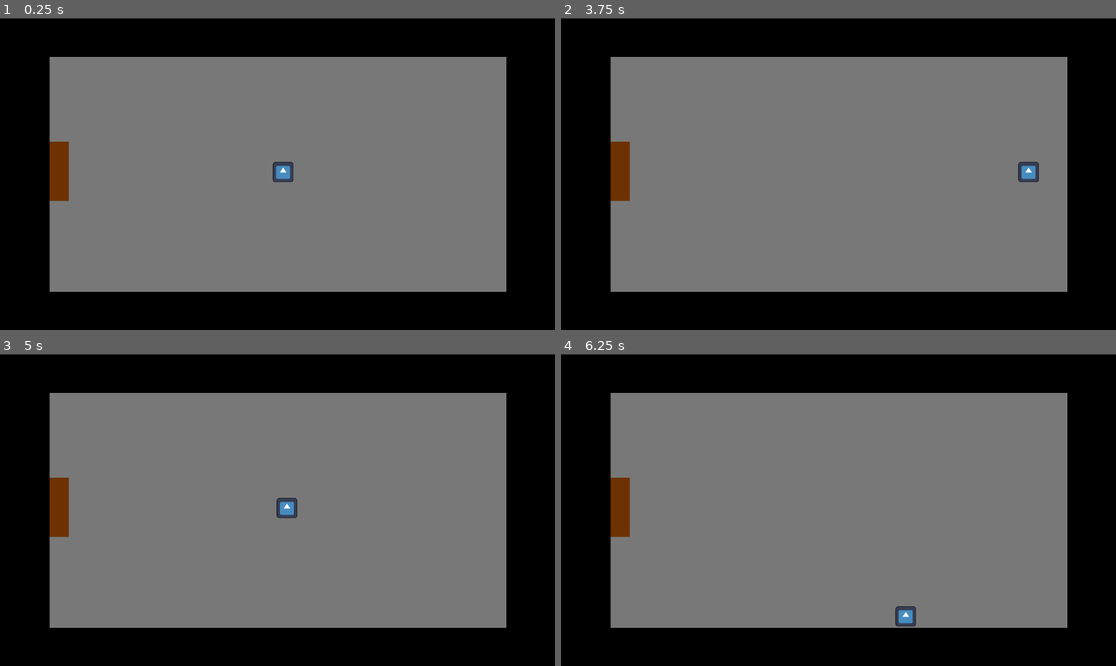
Above: before the commit, frames 1-4 (two rows, left to right).
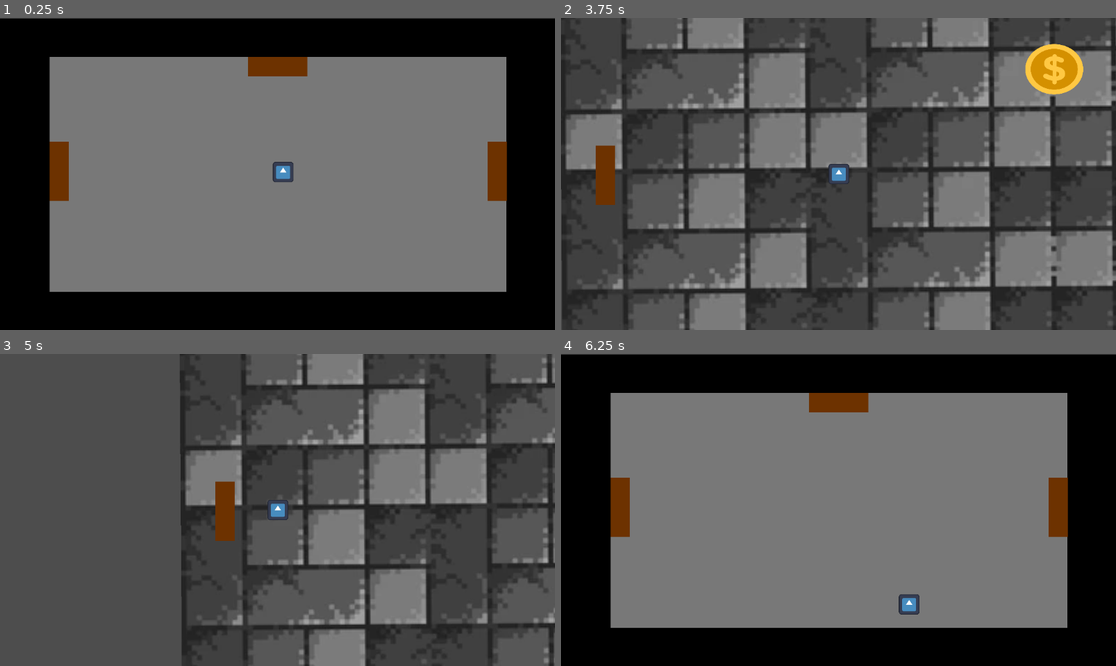
Above: after the commit, the same moments.

Repository: rodrigoq005/short-puzzle-game
Game: Godot game, scene res://Scenes/StartingRoom.tscn
Two runs of this game, one before a commit and one after it. Both use one fixed random seed, a clock stepped at 60 frames per second and the inputs below. The engine's default icon, where the game draws it, is replaced by a stand-in: a white triangle on a blue panel in a dark square.
Inputs:
- Up to frame 1 (0.25 s): no input
- Up to frame 2 (3.75 s): tap Enter at 0.5 s; hold Right (ui_right) 0.53-1.28 s; tap E (interact) every 0.75 s from 0.6 to 3.6 s; hold Down (ui_down) 1.28-2.03 s; hold Right (ui_right) 2.03-2.78 s; hold Up (ui_up) 2.78-3.53 s; hold Left (ui_left) from 3.53 s (still down)
- Up to frame 3 (5 s): keep holding Left (ui_left); tap E (interact) at 4.35 s
- Up to frame 4 (6.25 s): release Left (ui_left) at 5.03 s; hold Down (ui_down) 5.03-5.78 s; tap E (interact) at 5.1, 5.85 s; hold Right (ui_right) from 5.78 s (still down)

The runs differ from the first frame. In frame 1, 1.3% of the frame differs, in the area x 44-92%, y 12-59%; in frame 2, 82%; in frame 3, 89%, in the area x 0-100%, y 0-100%; in frame 4, 1.7%.

Commit message:
Puzzle2 & Final Room Updates
Added autoloading
Added backgrounds
Added scripts

Diff:
--- a/Scenes/FinalRoom.tscn
+++ b/Scenes/FinalRoom.tscn
@@ -1,3 +1,85 @@
 [gd_scene format=3 uid="uid://btl5aodnsdlo4"]
 
+[ext_resource type="PackedScene" uid="uid://b8cgpjm6ovpy2" path="res://Scenes/player.tscn" id="1_lctwc"]
+[ext_resource type="Script" uid="uid://drkngnpqq4cs3" path="res://Scripts/PlayerRP2.gd" id="2_emmmv"]
+[ext_resource type="Script" uid="uid://b3a18yf5d6ud7" path="res://Scripts/P2_to_Start.gd" id="3_1xs8g"]
+[ext_resource type="Texture2D" uid="uid://cnidhntavsx0q" path="res://images/dungeon-texture-tile-pattern-pixel-260nw-2431607337.webp" id="4_13vnw"]
+
+[sub_resource type="CircleShape2D" id="CircleShape2D_13vnw"]
+radius = 101.0
+
+[sub_resource type="WorldBoundaryShape2D" id="WorldBoundaryShape2D_13vnw"]
+normal = Vector2(1, 0)
+
+[sub_resource type="WorldBoundaryShape2D" id="WorldBoundaryShape2D_y15i6"]
+normal = Vector2(1, 0)
+
+[sub_resource type="WorldBoundaryShape2D" id="WorldBoundaryShape2D_rk4ig"]
+normal = Vector2(1, 0)
+
+[sub_resource type="WorldBoundaryShape2D" id="WorldBoundaryShape2D_05jea"]
+normal = Vector2(1, 0)
+
 [node name="FinalRoom" type="Node2D" unique_id=886498916]
+
+[node name="Player" parent="." unique_id=1450410901 instance=ExtResource("1_lctwc")]
+script = ExtResource("2_emmmv")
+
+[node name="ReturnDoor" type="Area2D" parent="." unique_id=203131702]
+position = Vector2(-1, 301)
+rotation = 1.5707964
+script = ExtResource("3_1xs8g")
+metadata/_custom_type_script = "uid://etia5ljdr22u"
+
+[node name="InteractRadius" type="CollisionShape2D" parent="ReturnDoor" unique_id=117107674]
+shape = SubResource("CircleShape2D_13vnw")
+
+[node name="ColorRect" type="ColorRect" parent="ReturnDoor/InteractRadius" unique_id=1825141197]
+offset_left = -19.0
+offset_top = -59.0
+offset_right = 21.0
+offset_bottom = 64.0
+color = Color(0.42834675, 0.19590655, 6.738305e-07, 1)
+metadata/_edit_use_anchors_ = true
+
+[node name="Sprite2D" type="Sprite2D" parent="." unique_id=371916503]
+z_index = -1
+position = Vector2(-2, -2.4999924)
+scale = Vector2(2.686916, 2.5429688)
+texture = ExtResource("4_13vnw")
+region_enabled = true
+region_rect = Rect2(0, 0, 428, 256.25)
+
+[node name="Left" type="StaticBody2D" parent="." unique_id=1428077022]
+visible = false
+
+[node name="CollisionShape2D" type="CollisionShape2D" parent="Left" unique_id=1938613156]
+position = Vector2(-484, -26)
+shape = SubResource("WorldBoundaryShape2D_13vnw")
+
+[node name="Top" type="StaticBody2D" parent="." unique_id=905781296]
+visible = false
+position = Vector2(-374.206, -142.01833)
+
+[node name="CollisionShape2D" type="CollisionShape2D" parent="Top" unique_id=858796767]
+position = Vector2(368.206, -96.981674)
+rotation = 1.5707964
+shape = SubResource("WorldBoundaryShape2D_y15i6")
+
+[node name="Right" type="StaticBody2D" parent="." unique_id=2131403454]
+visible = false
+position = Vector2(-305.28372, -79.92619)
+
+[node name="CollisionShape2D" type="CollisionShape2D" parent="Right" unique_id=1571687337]
+position = Vector2(769.2837, 53.92621)
+rotation = 3.1415927
+shape = SubResource("WorldBoundaryShape2D_rk4ig")
+
+[node name="Bottom" type="StaticBody2D" parent="." unique_id=1788084232]
+visible = false
+position = Vector2(-271.75397, -39.566315)
+
+[node name="CollisionShape2D" type="CollisionShape2D" parent="Bottom" unique_id=677638720]
+position = Vector2(261.75403, 289.56635)
+rotation = 4.712389
+shape = SubResource("WorldBoundaryShape2D_05jea")
--- a/Scenes/Puzzle_2.tscn
+++ b/Scenes/Puzzle_2.tscn
@@ -2,18 +2,33 @@
 
 [ext_resource type="PackedScene" uid="uid://b8cgpjm6ovpy2" path="res://Scenes/player.tscn" id="1_44vye"]
 [ext_resource type="Texture2D" uid="uid://renwdjjoies" path="res://images/coin.png" id="2_5bhxv"]
-[ext_resource type="Script" uid="uid://cwbftr4n4ko0q" path="res://Scenes/switch_1.gd" id="2_f77e0"]
+[ext_resource type="Script" uid="uid://cwbftr4n4ko0q" path="res://Scripts/switch1.gd" id="2_f77e0"]
+[ext_resource type="Script" uid="uid://drkngnpqq4cs3" path="res://Scripts/PlayerRP2.gd" id="2_ffxlk"]
 [ext_resource type="Texture2D" uid="uid://cnidhntavsx0q" path="res://images/dungeon-texture-tile-pattern-pixel-260nw-2431607337.webp" id="4_ej08q"]
+[ext_resource type="Script" uid="uid://b3a18yf5d6ud7" path="res://Scripts/P2_to_Start.gd" id="6_ma6vp"]
 
 [sub_resource type="RectangleShape2D" id="RectangleShape2D_f77e0"]
 size = Vector2(223.00002, 137)
 
+[sub_resource type="CircleShape2D" id="CircleShape2D_1brbl"]
+radius = 101.0
+
+[sub_resource type="WorldBoundaryShape2D" id="WorldBoundaryShape2D_ma6vp"]
+normal = Vector2(1, 0)
+
+[sub_resource type="WorldBoundaryShape2D" id="WorldBoundaryShape2D_1brbl"]
+normal = Vector2(1, 0)
+
+[sub_resource type="WorldBoundaryShape2D" id="WorldBoundaryShape2D_ek2co"]
+normal = Vector2(1, 0)
+
+[sub_resource type="WorldBoundaryShape2D" id="WorldBoundaryShape2D_ws4qd"]
+normal = Vector2(1, 0)
+
 [node name="Puzzle2" type="Node2D" unique_id=935435261]
 
-[node name="TileMap" type="TileMap" parent="." unique_id=852457084]
-format = 2
-
 [node name="Player" parent="." unique_id=1450410901 instance=ExtResource("1_44vye")]
+script = ExtResource("2_ffxlk")
 
 [node name="Switch1" type="Area2D" parent="." unique_id=1381233302]
 rotation = 0.003123343
@@ -30,9 +45,59 @@
 
 [node name="Background" type="Sprite2D" parent="." unique_id=2018629688]
 z_index = -1
-position = Vector2(1, 49.000015)
+position = Vector2(29.298336, -8.259277)
 rotation = -0.006751471
-scale = Vector2(3.4006586, 3.2209954)
+scale = Vector2(2.9700847, 2.9119878)
 texture = ExtResource("4_ej08q")
 region_enabled = true
 region_rect = Rect2(0, 0, 431, 260.25)
+
+[node name="ReturnDoor" type="Area2D" parent="." unique_id=550858166]
+position = Vector2(-554, -4)
+script = ExtResource("6_ma6vp")
+metadata/_custom_type_script = "uid://etia5ljdr22u"
+
+[node name="InteractRadius" type="CollisionShape2D" parent="ReturnDoor" unique_id=1326860707]
+shape = SubResource("CircleShape2D_1brbl")
+
+[node name="ColorRect" type="ColorRect" parent="ReturnDoor/InteractRadius" unique_id=1845894121]
+offset_left = 15.0
+offset_top = -55.0
+offset_right = 55.0
+offset_bottom = 68.0
+color = Color(0.42834675, 0.19590655, 6.738305e-07, 1)
+metadata/_edit_use_anchors_ = true
+
+[node name="Bottom" type="StaticBody2D" parent="." unique_id=1840634218]
+visible = false
+position = Vector2(-271.75397, -39.566315)
+
+[node name="CollisionShape2D" type="CollisionShape2D" parent="Bottom" unique_id=1083223504]
+position = Vector2(261.75403, 289.56635)
+rotation = 4.712389
+shape = SubResource("WorldBoundaryShape2D_ma6vp")
+
+[node name="Right" type="StaticBody2D" parent="." unique_id=1995468804]
+visible = false
+position = Vector2(-305.28372, -79.92619)
+
+[node name="CollisionShape2D" type="CollisionShape2D" parent="Right" unique_id=1100077459]
+position = Vector2(769.2837, 53.92621)
+rotation = 3.1415927
+shape = SubResource("WorldBoundaryShape2D_1brbl")
+
+[node name="Top" type="StaticBody2D" parent="." unique_id=1773754287]
+visible = false
+position = Vector2(-374.206, -142.01833)
+
+[node name="CollisionShape2D" type="CollisionShape2D" parent="Top" unique_id=1974110310]
+position = Vector2(368.206, -96.981674)
+rotation = 1.5707964
+shape = SubResource("WorldBoundaryShape2D_ek2co")
+
+[node name="Left" type="StaticBody2D" parent="." unique_id=350114050]
+visible = false
+
+[node name="CollisionShape2D" type="CollisionShape2D" parent="Left" unique_id=799190314]
+position = Vector2(-484, -26)
+shape = SubResource("WorldBoundaryShape2D_ws4qd")
--- a/Scenes/StartingRoom.tscn
+++ b/Scenes/StartingRoom.tscn
@@ -2,7 +2,9 @@
 
 [ext_resource type="Script" uid="uid://dmyl51gb74yx4" path="res://Scripts/Player.gd" id="1_ep3je"]
 [ext_resource type="Texture2D" uid="uid://j6x525rh6jvk" path="res://images/icon.svg" id="2_geepv"]
-[ext_resource type="Script" path="res://Scripts/Start_to_P1.gd" id="3_geepv"]
+[ext_resource type="Script" uid="uid://b1y5bsqx0lnsk" path="res://Scripts/Start_to_P1.gd" id="3_geepv"]
+[ext_resource type="Script" uid="uid://frbt7sjwq62c" path="res://Scripts/Start_to_P2.gd" id="4_20a07"]
+[ext_resource type="Script" uid="uid://d3p6lk0v1wtck" path="res://Scripts/Start_to_FinalRoom.gd" id="5_had0j"]
 
 [sub_resource type="RectangleShape2D" id="RectangleShape2D_20a07"]
 size = Vector2(42, 41)
@@ -103,5 +105,38 @@
 color = Color(0.42834675, 0.19590655, 6.738305e-07, 1)
 metadata/_edit_use_anchors_ = true
 
+[node name="Right_Door" type="Area2D" parent="." unique_id=724323422]
+position = Vector2(444, -4)
+script = ExtResource("4_20a07")
+metadata/_custom_type_script = "uid://etia5ljdr22u"
+
+[node name="InteractRadius" type="CollisionShape2D" parent="Right_Door" unique_id=1463449152]
+shape = SubResource("CircleShape2D_20a07")
+
+[node name="ColorRect" type="ColorRect" parent="Right_Door/InteractRadius" unique_id=1983551604]
+offset_left = -19.0
+offset_top = -59.0
+offset_right = 21.0
+offset_bottom = 64.0
+color = Color(0.42834675, 0.19590655, 6.738305e-07, 1)
+metadata/_edit_use_anchors_ = true
+
+[node name="FinalRoom" type="Area2D" parent="." unique_id=1649445575]
+position = Vector2(-8, -220)
+rotation = 1.5707964
+script = ExtResource("5_had0j")
+metadata/_custom_type_script = "uid://etia5ljdr22u"
+
+[node name="InteractRadius" type="CollisionShape2D" parent="FinalRoom" unique_id=985319116]
+shape = SubResource("CircleShape2D_20a07")
+
+[node name="ColorRect" type="ColorRect" parent="FinalRoom/InteractRadius" unique_id=1970818342]
+offset_left = -19.0
+offset_top = -59.0
+offset_right = 21.0
+offset_bottom = 64.0
+color = Color(0.42834675, 0.19590655, 6.738305e-07, 1)
+metadata/_edit_use_anchors_ = true
+
 [connection signal="area_entered" from="Player/InteractionDetector" to="Player" method="_on_interaction_detector_area_entered"]
 [connection signal="area_exited" from="Player/InteractionDetector" to="Player" method="_on_interaction_detector_area_exited"]
--- /dev/null
+++ b/Scripts/P2_to_Start.gd
@@ -0,0 +1,15 @@
+extends Interactable
+
+
+# Called when the node enters the scene tree for the first time.
+func _ready() -> void:
+	pass # Replace with function body.
+
+
+# Called every frame. 'delta' is the elapsed time since the previous frame.
+func _process(delta: float) -> void:
+	pass
+
+func interact():
+	print("Door Used")
+	get_tree().change_scene_to_file("res://Scenes/StartingRoom.tscn")
--- /dev/null
+++ b/Scripts/PlayerRP2.gd
@@ -0,0 +1,35 @@
+extends CharacterBody2D
+
+const SPEED = 300.0
+
+var nearby_interactables = []
+
+func _physics_process(delta: float) -> void:
+	var input_vector = Vector2.ZERO
+
+	#Gets input directions
+	input_vector.x = Input.get_axis("ui_left", "ui_right")
+	input_vector.y = Input.get_axis("ui_up", "ui_down")
+
+	#Ensures moving diagonal isn't faster than normal speed
+	input_vector = input_vector.normalized()
+
+	if Input.is_action_just_pressed("interact"):
+		if nearby_interactables:
+			nearby_interactables.back().interact()
+
+	velocity = input_vector * SPEED
+
+	move_and_slide()
+
+
+func _on_interaction_detector_area_entered(area: Area2D) -> void:
+	print("interactable detected")
+	#area.set_active(true)
+	nearby_interactables.append(area)
+
+
+func _on_interaction_detector_area_exited(area: Area2D) -> void:
+	print("interactable removed")
+	#area.set_active(false)
+	nearby_interactables.erase(area)
--- /dev/null
+++ b/Scripts/Start_to_FinalRoom.gd
@@ -0,0 +1,15 @@
+extends Interactable
+
+
+# Called when the node enters the scene tree for the first time.
+func _ready() -> void:
+	pass # Replace with function body.
+
+
+# Called every frame. 'delta' is the elapsed time since the previous frame.
+func _process(delta: float) -> void:
+	pass
+
+func interact():
+	print("Door Used")
+	get_tree().change_scene_to_file("res://Scenes/FinalRoom.tscn")
--- /dev/null
+++ b/Scripts/Start_to_P2.gd
@@ -0,0 +1,15 @@
+extends Interactable
+
+
+# Called when the node enters the scene tree for the first time.
+func _ready() -> void:
+	pass # Replace with function body.
+
+
+# Called every frame. 'delta' is the elapsed time since the previous frame.
+func _process(delta: float) -> void:
+	pass
+
+func interact():
+	print("Door Used")
+	get_tree().change_scene_to_file("res://Scenes/Puzzle_2.tscn")
Not shown, added: Scripts/P2_to_Start.gd.uid
Not shown, added: Scripts/PlayerRP2.gd.uid
Not shown, added: Scripts/Start_to_FinalRoom.gd.uid
Not shown, added: Scripts/Start_to_P2.gd.uid
Renamed: Scenes/switch_1.gd -> Scripts/switch1.gd
Renamed: Scenes/switch_1.gd.uid -> Scripts/switch1.gd.uid
